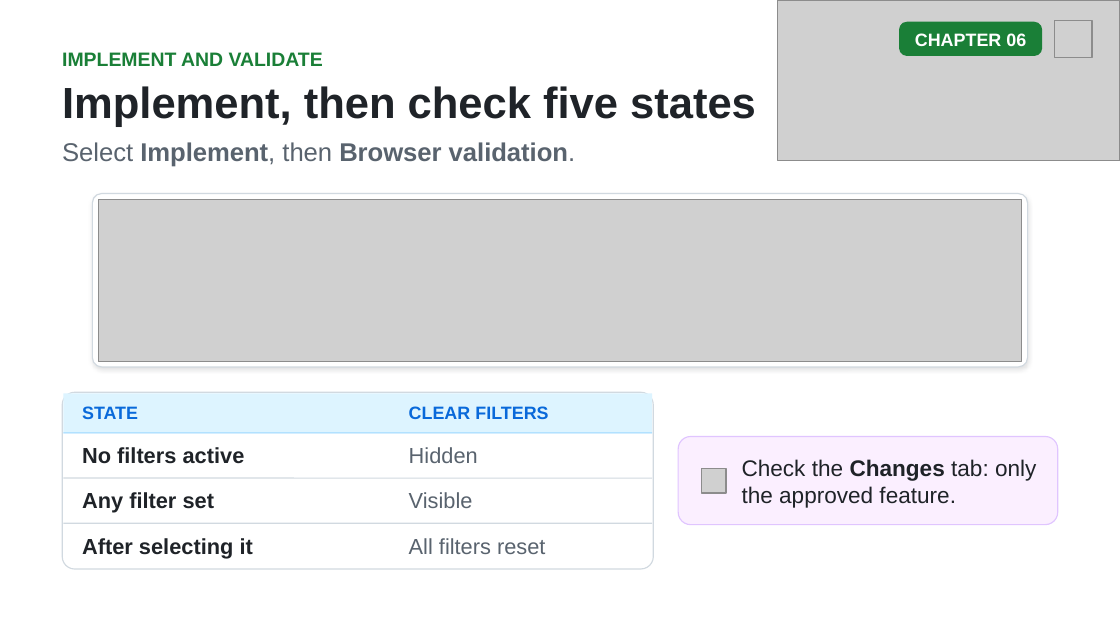
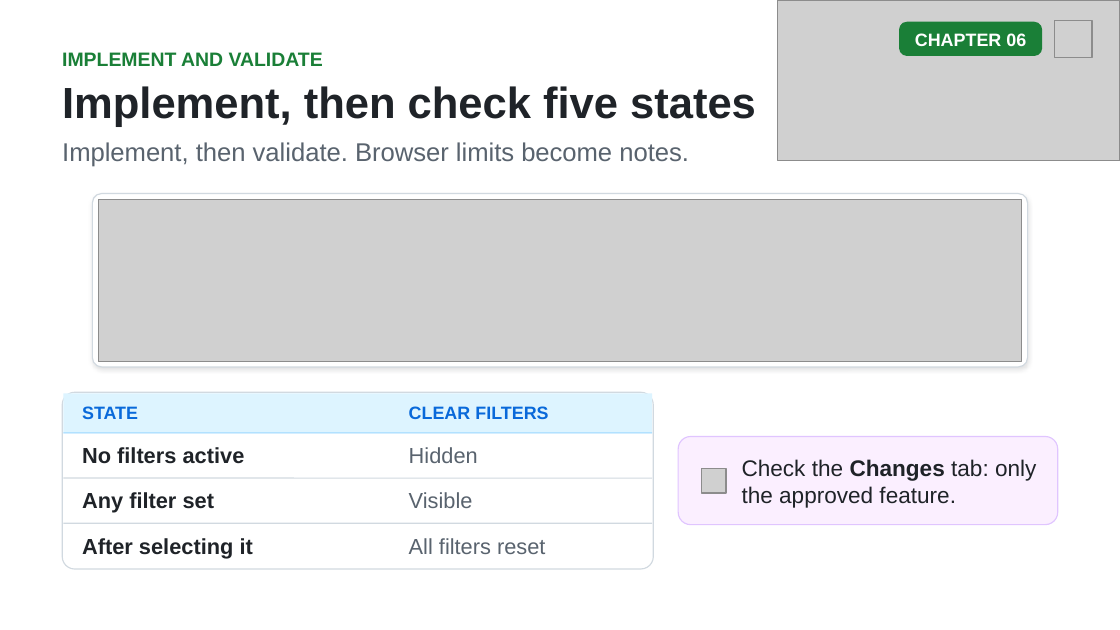
Before and after one commit to github/copilot-app-for-beginners, a slide deck: slide 12 of slides/06-canvases.pptx. Drawn at 1120x630 pixels with LibreOffice and Linux fonts; fonts in the diff are those of the drawing; grey boxes stand for pictures. Boxes give left, top, right and bottom in pixels: in the first picture for what was removed or moved away, otherwise in the second. Text is boxed around its words. In the diff, an @@ line names an element or a change of style, - is before the commit and + after.

```diff
--- a/slides/06-canvases.pptx
+++ b/slides/06-canvases.pptx
@@ text at bbox=[62, 142, 689, 167]: text changed; bold off @@
-Select Implement, then Browser validation.
+Implement, then validate. Browser limits become notes.
```
Also in this commit, not shown: 4 other slides changed, 7 other files.
